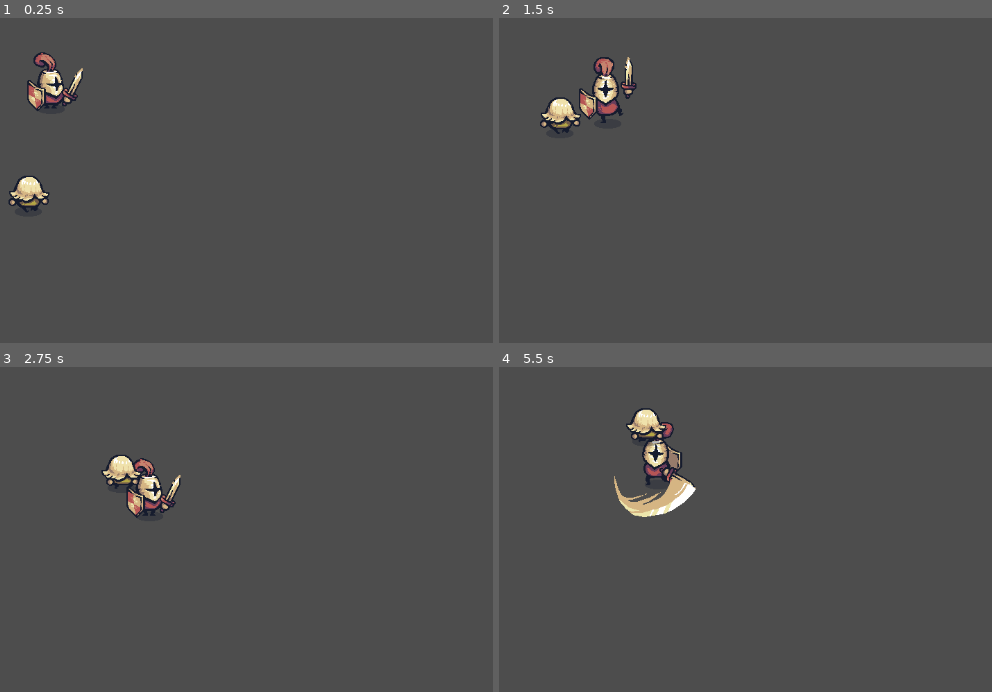
Above: before the commit, frames 1-4 (two rows, left to right).
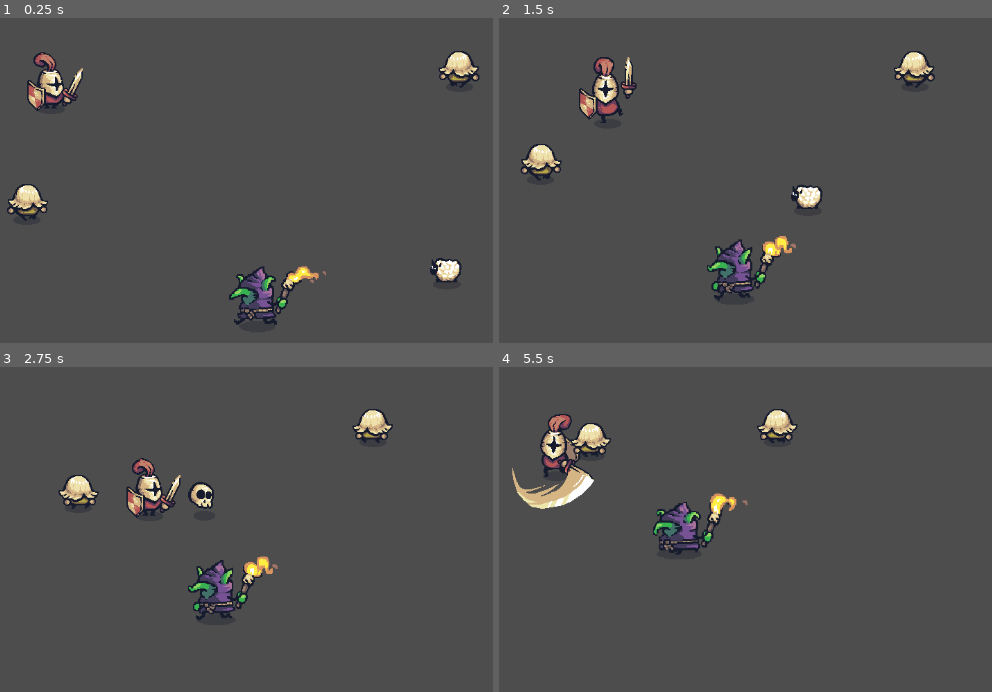
Above: after the commit, the same moments.

Repository: LostReny/DIO_TRILHA_GODOT
Game: Godot game, scene res://scenes/test_scene/testPlayer.tscn
The game is run twice, just before and just after one commit, with the same random seed, the same clock (stepped at 60 frames per second) and the same inputs. The project has no main scene, so this scene is started directly.
Inputs (mouse positions are in pixels of both pictures, inside the frame that each line leads up to):
- Up to frame 1 (0.25 s): no input
- Up to frame 2 (1.5 s): move the mouse to (977, 193) at 0.52 s; hold D (move_right) 0.53-1.28 s; click (977, 193) at 0.6 s; move the mouse to (641, 235) at 1.27 s; hold S (move_down) from 1.28 s (still down); click (641, 235) at 1.35 s
- Up to frame 3 (2.75 s): move the mouse to (379, 464) at 2.02 s; release S (move_down) at 2.03 s; hold D (move_right) from 2.03 s (still down); click (379, 464) at 2.1 s
- Up to frame 4 (5.5 s): move the mouse to (760, 653) at 2.77 s; release D (move_right) at 2.78 s; hold W (move_up) 2.78-3.53 s; click (760, 653) at 2.85 s; move the mouse to (outside the picture) at 3.52 s; hold A (move_left) 3.53-5.03 s; click (outside the picture) at 3.6 s; move the mouse to (558, 497) at 4.27 s; click (558, 497) at 4.35 s; move the mouse to (839, 562) at 5.02 s; hold S (move_down) from 5.03 s (still down); click (839, 562) at 5.1 s

The runs differ from the first frame. In frame 1, 3.0% of the frame differs, in the area x 1-98%, y 10-95%; in frame 2, 3.6%; in frame 3, 3.4%; in frame 4, 6.8%, in the area x 2-61%, y 12-58%.

Commit message:
mais dois inimigos

Diff:
--- /dev/null
+++ b/Tiny_Swords/scenes/goblin.tscn
@@ -0,0 +1,83 @@
+[gd_scene load_steps=13 format=3 uid="uid://cve0hwu2lpxjp"]
+
+[ext_resource type="Script" path="res://scripts/enemies/enemy.gd" id="1_okdy2"]
+[ext_resource type="PackedScene" uid="uid://b1utfimx2ubvk" path="res://scenes/misc/skull.tscn" id="2_1j3nx"]
+[ext_resource type="Texture2D" uid="uid://b2je6uemssudg" path="res://addons/assets/Tiny Swords/Factions/Goblins/Troops/Torch/Purple/Torch_Purple.png" id="3_2mrjx"]
+[ext_resource type="Script" path="res://scripts/behaviors/enemies/follow_player.gd" id="4_tuwty"]
+
+[sub_resource type="AtlasTexture" id="AtlasTexture_yqxe3"]
+atlas = ExtResource("3_2mrjx")
+region = Rect2(0, 192, 192, 192)
+
+[sub_resource type="AtlasTexture" id="AtlasTexture_tiv7m"]
+atlas = ExtResource("3_2mrjx")
+region = Rect2(192, 192, 192, 192)
+
+[sub_resource type="AtlasTexture" id="AtlasTexture_gw8wt"]
+atlas = ExtResource("3_2mrjx")
+region = Rect2(384, 192, 192, 192)
+
+[sub_resource type="AtlasTexture" id="AtlasTexture_qdtxo"]
+atlas = ExtResource("3_2mrjx")
+region = Rect2(576, 192, 192, 192)
+
+[sub_resource type="AtlasTexture" id="AtlasTexture_l4dl5"]
+atlas = ExtResource("3_2mrjx")
+region = Rect2(768, 192, 192, 192)
+
+[sub_resource type="AtlasTexture" id="AtlasTexture_y68e4"]
+atlas = ExtResource("3_2mrjx")
+region = Rect2(960, 192, 192, 192)
+
+[sub_resource type="SpriteFrames" id="SpriteFrames_k5f8a"]
+animations = [{
+"frames": [{
+"duration": 1.0,
+"texture": SubResource("AtlasTexture_yqxe3")
+}, {
+"duration": 1.0,
+"texture": SubResource("AtlasTexture_tiv7m")
+}, {
+"duration": 1.0,
+"texture": SubResource("AtlasTexture_gw8wt")
+}, {
+"duration": 1.0,
+"texture": SubResource("AtlasTexture_qdtxo")
+}, {
+"duration": 1.0,
+"texture": SubResource("AtlasTexture_l4dl5")
+}, {
+"duration": 1.0,
+"texture": SubResource("AtlasTexture_y68e4")
+}],
+"loop": true,
+"name": &"default",
+"speed": 10.0
+}]
+
+[sub_resource type="CapsuleShape2D" id="CapsuleShape2D_g2ute"]
+radius = 31.0
+height = 76.0
+
+[node name="Goblin" type="CharacterBody2D" groups=["enemies"]]
+scale = Vector2(1.3, 1.3)
+motion_mode = 1
+script = ExtResource("1_okdy2")
+life = 20
+death_prefab = ExtResource("2_1j3nx")
+
+[node name="AnimatedSprite2D" type="AnimatedSprite2D" parent="."]
+position = Vector2(0, -30)
+sprite_frames = SubResource("SpriteFrames_k5f8a")
+autoplay = "default"
+frame = 4
+frame_progress = 0.174259
+
+[node name="CollisionShape2D" type="CollisionShape2D" parent="."]
+position = Vector2(0, -26)
+shape = SubResource("CapsuleShape2D_g2ute")
+debug_color = Color(0, 0.6, 0.701961, 0.137255)
+
+[node name="FollowPlayer" type="Node" parent="."]
+script = ExtResource("4_tuwty")
+speed = 0.4
--- a/Tiny_Swords/scenes/pawn.tscn
+++ b/Tiny_Swords/scenes/pawn.tscn
@@ -78,3 +78,4 @@
 
 [node name="FollowPlayer" type="Node" parent="."]
 script = ExtResource("1_eja73")
+speed = 0.5
--- a/Tiny_Swords/scenes/player.tscn
+++ b/Tiny_Swords/scenes/player.tscn
@@ -276,5 +276,6 @@
 
 [node name="CollisionShape2D" type="CollisionShape2D" parent="SwordArea"]
 rotation = 1.5708
+scale = Vector2(1.4, 1.4)
 shape = SubResource("CapsuleShape2D_htpcp")
 debug_color = Color(0.792157, 0.407843, 0.356863, 0.0196078)
--- /dev/null
+++ b/Tiny_Swords/scenes/sheep.tscn
@@ -0,0 +1,82 @@
+[gd_scene load_steps=13 format=3 uid="uid://oijsnn2mfh4o"]
+
+[ext_resource type="Script" path="res://scripts/enemies/enemy.gd" id="1_j0gqo"]
+[ext_resource type="PackedScene" uid="uid://b1utfimx2ubvk" path="res://scenes/misc/skull.tscn" id="2_gpuue"]
+[ext_resource type="Texture2D" uid="uid://c7asxpopalxya" path="res://addons/assets/Tiny Swords/Resources/Sheep/HappySheep_Bouncing.png" id="3_0pl6y"]
+[ext_resource type="Script" path="res://scripts/behaviors/enemies/follow_player.gd" id="4_uyy2o"]
+
+[sub_resource type="AtlasTexture" id="AtlasTexture_pwopq"]
+atlas = ExtResource("3_0pl6y")
+region = Rect2(0, 0, 128, 128)
+
+[sub_resource type="AtlasTexture" id="AtlasTexture_kg15k"]
+atlas = ExtResource("3_0pl6y")
+region = Rect2(128, 0, 128, 128)
+
+[sub_resource type="AtlasTexture" id="AtlasTexture_5ql6g"]
+atlas = ExtResource("3_0pl6y")
+region = Rect2(256, 0, 128, 128)
+
+[sub_resource type="AtlasTexture" id="AtlasTexture_m21x2"]
+atlas = ExtResource("3_0pl6y")
+region = Rect2(384, 0, 128, 128)
+
+[sub_resource type="AtlasTexture" id="AtlasTexture_4xat2"]
+atlas = ExtResource("3_0pl6y")
+region = Rect2(512, 0, 128, 128)
+
+[sub_resource type="AtlasTexture" id="AtlasTexture_ta84v"]
+atlas = ExtResource("3_0pl6y")
+region = Rect2(640, 0, 128, 128)
+
+[sub_resource type="SpriteFrames" id="SpriteFrames_f385j"]
+animations = [{
+"frames": [{
+"duration": 1.0,
+"texture": SubResource("AtlasTexture_pwopq")
+}, {
+"duration": 1.0,
+"texture": SubResource("AtlasTexture_kg15k")
+}, {
+"duration": 1.0,
+"texture": SubResource("AtlasTexture_5ql6g")
+}, {
+"duration": 1.0,
+"texture": SubResource("AtlasTexture_m21x2")
+}, {
+"duration": 1.0,
+"texture": SubResource("AtlasTexture_4xat2")
+}, {
+"duration": 1.0,
+"texture": SubResource("AtlasTexture_ta84v")
+}],
+"loop": true,
+"name": &"default",
+"speed": 10.0
+}]
+
+[sub_resource type="CapsuleShape2D" id="CapsuleShape2D_g2ute"]
+radius = 24.0
+height = 48.0
+
+[node name="Sheep" type="CharacterBody2D" groups=["enemies"]]
+motion_mode = 1
+script = ExtResource("1_j0gqo")
+life = 1
+death_prefab = ExtResource("2_gpuue")
+
+[node name="AnimatedSprite2D" type="AnimatedSprite2D" parent="."]
+position = Vector2(0, -15)
+sprite_frames = SubResource("SpriteFrames_f385j")
+autoplay = "default"
+frame = 1
+frame_progress = 0.961371
+
+[node name="CollisionShape2D" type="CollisionShape2D" parent="."]
+position = Vector2(1, -21)
+shape = SubResource("CapsuleShape2D_g2ute")
+debug_color = Color(0, 0.6, 0.701961, 0.137255)
+
+[node name="FollowPlayer" type="Node" parent="."]
+script = ExtResource("4_uyy2o")
+speed = 1.8
--- a/Tiny_Swords/scenes/test_scene/testPlayer.tscn
+++ b/Tiny_Swords/scenes/test_scene/testPlayer.tscn
@@ -1,10 +1,12 @@
-[gd_scene load_steps=7 format=3 uid="uid://cg6i6qi6nvkso"]
+[gd_scene load_steps=9 format=3 uid="uid://cg6i6qi6nvkso"]
 
 [ext_resource type="Texture2D" uid="uid://cxafqc1p582d7" path="res://addons/assets/Tiny Swords/Factions/Knights/Troops/Warrior/Red/Warrior_Red.png" id="1_n271c"]
 [ext_resource type="PackedScene" uid="uid://cisa5sj6f40v4" path="res://scenes/player.tscn" id="2_mfl5h"]
 [ext_resource type="Texture2D" uid="uid://bi3824e81cfwp" path="res://addons/assets/Tiny Swords/Factions/Knights/Troops/Pawn/Yellow/Pawn_Yellow.png" id="3_ova3r"]
 [ext_resource type="PackedScene" uid="uid://d4g44r0b6ifds" path="res://scenes/pawn.tscn" id="4_64cgq"]
 [ext_resource type="Texture2D" uid="uid://drbssta3dbfd2" path="res://addons/assets/Tiny Swords/Factions/Knights/Troops/Dead/Dead.png" id="5_jp5h1"]
+[ext_resource type="PackedScene" uid="uid://cve0hwu2lpxjp" path="res://scenes/goblin.tscn" id="6_xmq2g"]
+[ext_resource type="PackedScene" uid="uid://oijsnn2mfh4o" path="res://scenes/sheep.tscn" id="7_er7ay"]
 
 [sub_resource type="LabelSettings" id="LabelSettings_kk8oh"]
 line_spacing = 48.0
@@ -98,3 +100,12 @@
 [node name="Dead" type="Sprite2D" parent="."]
 position = Vector2(4563, 286)
 texture = ExtResource("5_jp5h1")
+
+[node name="Goblin" parent="." instance=ExtResource("6_xmq2g")]
+position = Vector2(520, 492)
+
+[node name="Sheep" parent="." instance=ExtResource("7_er7ay")]
+position = Vector2(827, 445)
+
+[node name="Pawn2" parent="." instance=ExtResource("4_64cgq")]
+position = Vector2(817, 142)
